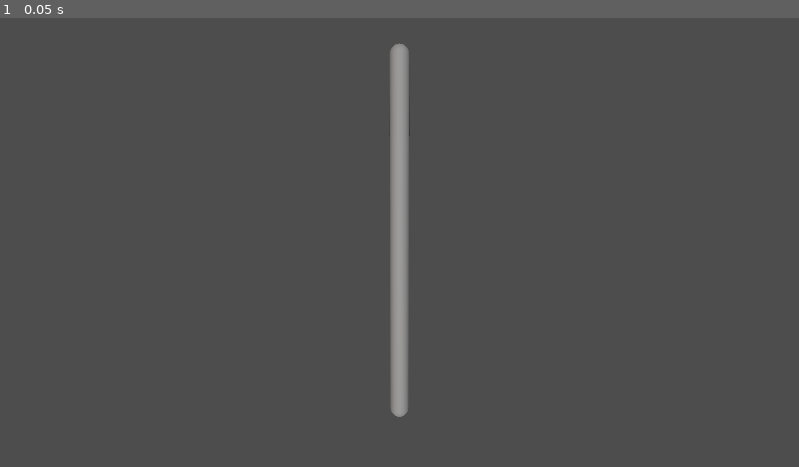
Above: before the commit, frame 1.
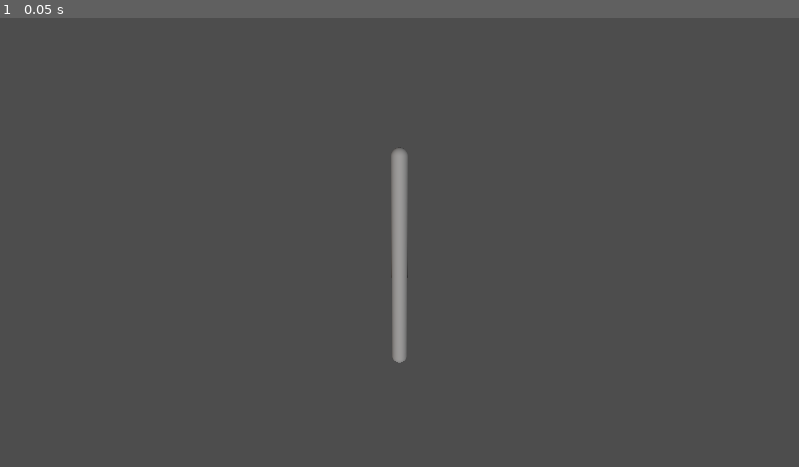
Above: after the commit, the same moment.

Repository: westonkelliher/GodotDemos
Game: Godot game, scene res://world.tscn
Same seed, same stepped clock (60 frames per second), same inputs: the game is played once before the commit and once after it.
Inputs:
- Up to frame 1 (0.05 s): no input

The runs differ from the first frame. In frame 1, 1.0% of the frame differs, in the area x 48-52%, y 5-89%.

Commit message:
multi-tiered arm

Diff:
--- /dev/null
+++ b/TheClaw/arm.gd
@@ -0,0 +1,51 @@
+extends Node3D
+
+
+# Called when the node enters the scene tree for the first time.
+func _ready() -> void:
+	pass # Replace with function body.
+
+
+# Called every frame. 'delta' is the elapsed time since the previous frame.
+func _physics_process(delta: float) -> void:
+	var L_l := Input.get_action_raw_strength("LS_left")
+	var L_r := Input.get_action_raw_strength("LS_right")
+	var L_u := Input.get_action_raw_strength("LS_up")
+	var L_d := Input.get_action_raw_strength("LS_down")
+	var L_t0 := Input.get_action_raw_strength("LT0")
+	var L_t1 := Input.get_action_raw_strength("LT1")
+	#
+	var R_l := Input.get_action_raw_strength("RS_left")
+	var R_r := Input.get_action_raw_strength("RS_right")
+	var R_u := Input.get_action_raw_strength("RS_up")
+	var R_d := Input.get_action_raw_strength("RS_down")
+	var R_t0 := Input.get_action_raw_strength("RT0")
+	var R_t1 := Input.get_action_raw_strength("RT1")
+	#
+	var L_stick := correct_and_convert_stick(L_l, L_r, L_u, L_d)
+	var L_trig := correct_and_convert_trigger(L_t0, L_t1)
+	var R_stick := correct_and_convert_stick(R_l, R_r, R_u, R_d)
+	var R_trig := correct_and_convert_trigger(R_t0, R_t1)
+	#
+	$BaseArm.handle_input(L_stick, L_trig, delta)
+	$BaseArm/ForeArm.handle_input(R_stick, R_trig, delta)
+	#
+	#
+	#$ForeArm.basis = $BaseArm/Arm.basis
+
+
+
+func correct_and_convert_stick(stick_l: float, stick_r: float, stick_u: float, stick_d: float) -> Vector2:
+	var stick_totals := pow((0.01 + stick_l + stick_r + stick_u + stick_d), .9)
+	var raw_x := stick_r - stick_l
+	var raw_y := stick_u - stick_d
+	var raw_diff: float = abs(abs(raw_x) - abs(raw_y))
+	var final_x := raw_x / (1 + pow(1 - raw_diff, 1.5)*0.3)
+	var final_y := raw_y / (1 + pow(1 - raw_diff, 1.5)*0.3)
+	return Vector2(final_x, final_y)
+
+func correct_and_convert_trigger(lt0: float, lt1: float) -> float:
+	var trig := (1.0 - lt0 + lt1)/2.0
+	if lt0 == 0 && lt1 == 0:
+		trig = 0
+	return trig
--- a/TheClaw/arm.tscn
+++ b/TheClaw/arm.tscn
@@ -1,10 +1,15 @@
-[gd_scene load_steps=2 format=3 uid="uid://bgbyacj7gv4na"]
+[gd_scene load_steps=3 format=3 uid="uid://bgbyacj7gv4na"]
 
 [ext_resource type="PackedScene" uid="uid://c6v2atq3umgbj" path="res://arm_segment.tscn" id="1_bm0op"]
+[ext_resource type="Script" path="res://arm.gd" id="1_xw7rn"]
 
 [node name="Arm" type="Node3D"]
+script = ExtResource("1_xw7rn")
 
 [node name="BaseArm" parent="." instance=ExtResource("1_bm0op")]
 
-[node name="ForeArm" parent="." instance=ExtResource("1_bm0op")]
+[node name="ForeArm" parent="BaseArm" instance=ExtResource("1_bm0op")]
 transform = Transform3D(1, 0, 0, 0, 1, 0, 0, 0, 1, 0, 1.8, 0)
+MAX_ANGLE_FROM_STICK = 60.0
+MAX_ANGLE_FROM_TRIG = 80.0
+LENGTH = 0.8
--- a/TheClaw/arm_segment.gd
+++ b/TheClaw/arm_segment.gd
@@ -1,11 +1,28 @@
 extends Node3D
 
 
-const MAX_ANGLE_FROM_STICK := 30.0
-const MAX_ANGLE_FROM_TRIG := 40.0
-const MAX_ANGULAR_SPEED := 8.0
+@export var MAX_ANGLE_FROM_STICK := 30.0
+@export var MAX_ANGLE_FROM_TRIG := 40.0
+@export var LENGTH := 1.8 :
+	set(value):
+		LENGTH = value
+		$Arm/Shape.shape = $Arm/Shape.shape.duplicate()
+		$Arm/Shape.shape.height = LENGTH+0.2
+		$Arm/Shape.position.y = LENGTH/2.0
+		$Arm/Mesh.mesh = $Arm/Mesh.mesh.duplicate()
+		$Arm/Mesh.mesh.height = LENGTH+0.2
+		$Arm/Mesh.position.y = LENGTH/2.0
+		$Arm/End.position.y = LENGTH
+	get:
+		return LENGTH
+
+
+const MAX_ANGULAR_SPEED := 6.0
+const MIN_ANGULAR_SPEED := 1.0
 
 const REMEMBER_THRESHOLD := 0.1
+
+
 
 var remembered_stick_vec := Vector2.RIGHT
 var arm_vector := Vector3.UP
@@ -26,8 +43,6 @@
 		var lerp_amnt := 1 - pow(0.000001, delta)
 		remembered_stick_vec = remembered_stick_vec.lerp(stick_vec.normalized(), lerp_amnt)
 	var stick_angle := stick_vec.angle()
-	print(stick_vec)
-	print(stick_angle)
 	var stick_intensity := stick_vec.length()
 	var stick_axis := Vector3.RIGHT.rotated(Vector3.UP, stick_angle - PI/2)
 	var proj_2d := Vector2.RIGHT.rotated(stick_angle)
@@ -48,13 +63,15 @@
 	var top_basis := Vector3.UP.rotated(full_axis, full_rot)
 	var forward_basis := Vector3.BACK.rotated(full_axis, full_rot)
 	var right_basis := top_basis.cross(forward_basis).normalized()
-	$BaseArm.basis = Basis(right_basis, top_basis, forward_basis).orthonormalized()
+	basis = Basis(right_basis, top_basis, forward_basis).orthonormalized()
 	###
 
 func move_toward_target(target: Vector3, delta: float) -> void:
-	var angle := MAX_ANGULAR_SPEED*delta
-	if arm_vector.angle_to(target) < angle:
+	var angular_speed := MIN_ANGULAR_SPEED + 40.0*pow(arm_vector.angle_to(target), 3)
+	if angular_speed > MAX_ANGULAR_SPEED:
+		angular_speed = MAX_ANGULAR_SPEED
+	if arm_vector.angle_to(target) < angular_speed*delta:
 		arm_vector = target
 		return
 	var axis := arm_vector.cross(target).normalized()
-	arm_vector = arm_vector.rotated(axis, angle)
+	arm_vector = arm_vector.rotated(axis, angular_speed*delta)
--- a/TheClaw/project.godot
+++ b/TheClaw/project.godot
@@ -53,25 +53,31 @@
 }
 RS_left={
 "deadzone": 0.5,
-"events": []
+"events": [Object(InputEventJoypadMotion,"resource_local_to_scene":false,"resource_name":"","device":-1,"axis":3,"axis_value":-1.0,"script":null)
+]
 }
 RS_right={
 "deadzone": 0.5,
-"events": []
+"events": [Object(InputEventJoypadMotion,"resource_local_to_scene":false,"resource_name":"","device":-1,"axis":3,"axis_value":1.0,"script":null)
+]
 }
 RS_up={
 "deadzone": 0.5,
-"events": []
+"events": [Object(InputEventJoypadMotion,"resource_local_to_scene":false,"resource_name":"","device":-1,"axis":4,"axis_value":-1.0,"script":null)
+]
 }
 RS_down={
 "deadzone": 0.5,
-"events": []
+"events": [Object(InputEventJoypadMotion,"resource_local_to_scene":false,"resource_name":"","device":-1,"axis":4,"axis_value":1.0,"script":null)
+]
 }
 RT0={
 "deadzone": 0.5,
-"events": []
+"events": [Object(InputEventJoypadMotion,"resource_local_to_scene":false,"resource_name":"","device":-1,"axis":5,"axis_value":-1.0,"script":null)
+]
 }
 RT1={
 "deadzone": 0.5,
-"events": []
+"events": [Object(InputEventJoypadMotion,"resource_local_to_scene":false,"resource_name":"","device":-1,"axis":5,"axis_value":1.0,"script":null)
+]
 }
--- a/TheClaw/world.tscn
+++ b/TheClaw/world.tscn
@@ -5,7 +5,8 @@
 [node name="World" type="Node3D"]
 
 [node name="Camera3D" type="Camera3D" parent="."]
-transform = Transform3D(1, 0, 0, 0, 0.99696, 0.07792, 0, -0.07792, 0.99696, 0, 2, 3)
+transform = Transform3D(1, 0, 0, 0, 0.953328, 0.301938, 0, -0.301938, 0.953328, 0, 3, 4.5)
+fov = 60.0
 
 [node name="SpotLight3D" type="SpotLight3D" parent="."]
 transform = Transform3D(0.0612372, 0.05, -0.0612372, -0.0353553, 0.0866025, 0.0353553, 0.0707107, -1.49012e-09, 0.0707107, -6, 3, 5)
